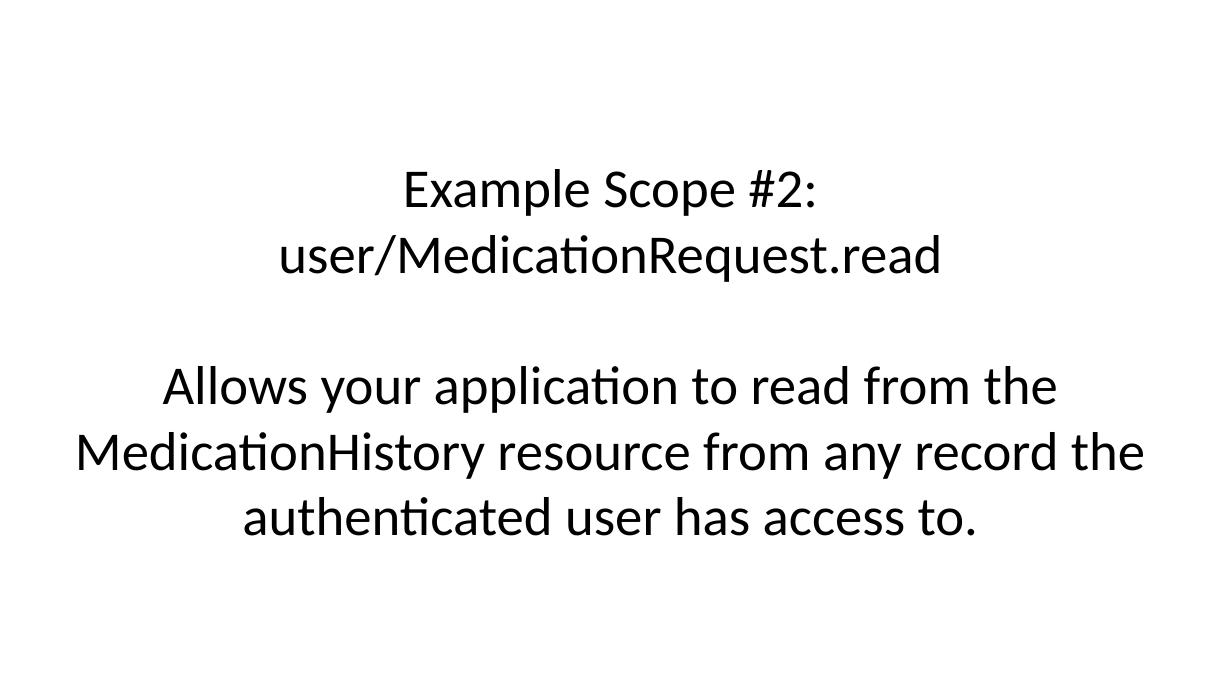
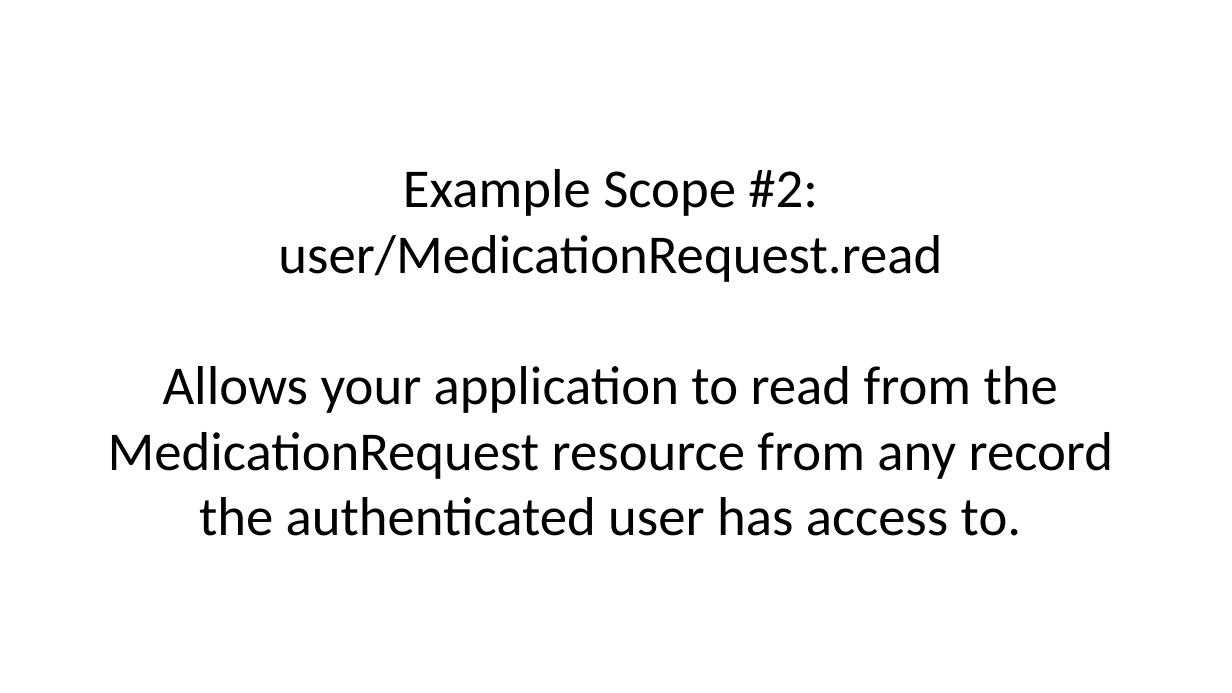
Before and after one commit to BH018364/SMART-on-FHIR-Training, a slide deck: slide 64 of smart-authorization-presentation.pptx. Drawn at 1232x693 pixels with LibreOffice and Linux fonts; fonts in the diff are those of the drawing. Boxes give left, top, right and bottom in pixels: in the first picture for what was removed or moved away, otherwise in the second. Text is boxed around its words. In the diff, an @@ line names an element or a change of style, - is before the commit and + after.

```diff
--- a/smart-authorization-presentation.pptx
+++ b/smart-authorization-presentation.pptx
@@ text at [108,366,1113,536]: text changed @@
-Allows your application to read from the MedicationHistory resource from any record the authenticated user has access to.
+Allows your application to read from the MedicationRequest resource from any record the authenticated user has access to.
```
Also in this commit, not shown: 1 other slide changed, 1 other file.
